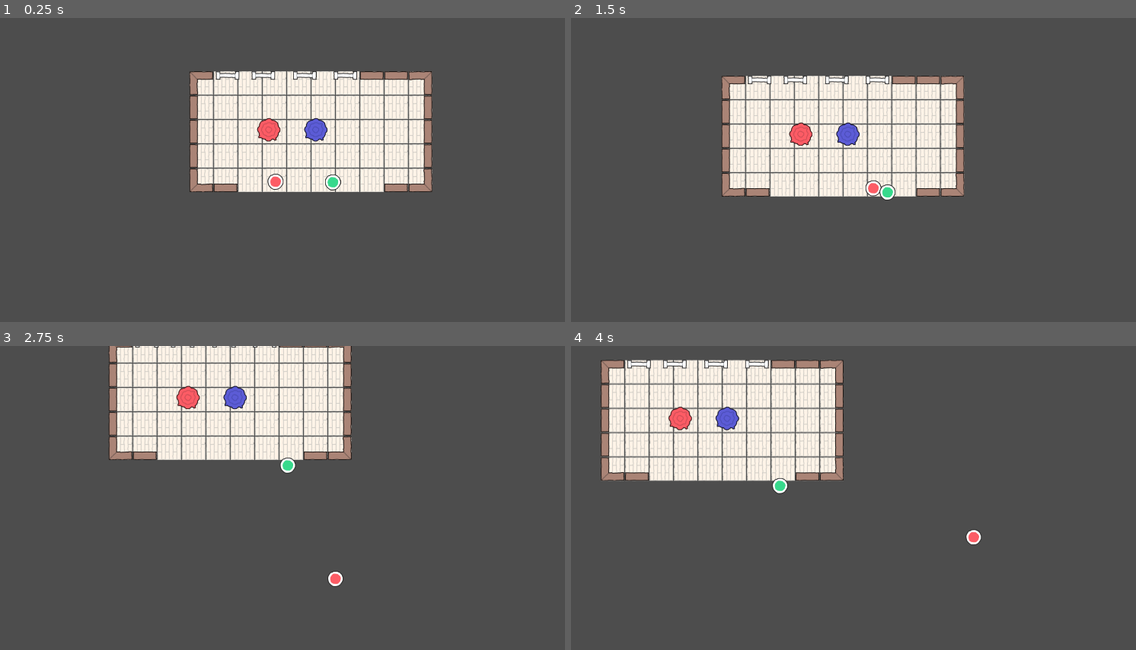
Above: before the commit, frames 1-4 (two rows, left to right).
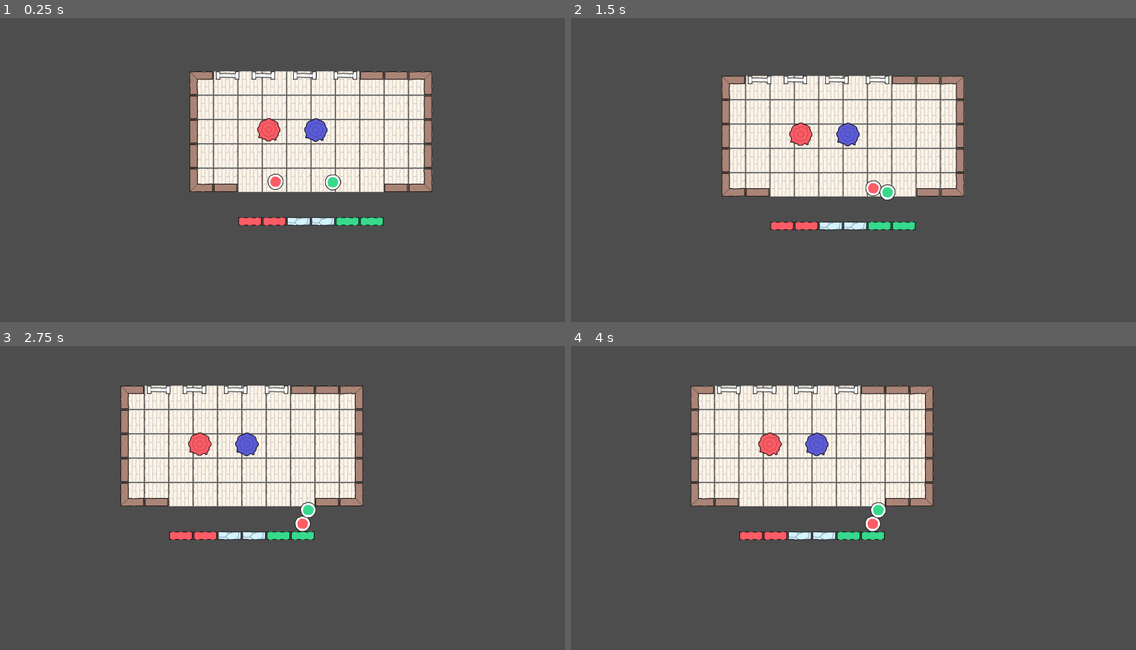
Above: after the commit, the same moments.

Repository: GnuCodingStudio/KenneyJam-2024
Game: Godot game, scene res://scenes/levels/debug/DebugLevel.tscn
Same seed, same stepped clock (60 frames per second), same inputs: the game is played once before the commit and once after it. This scene is started directly instead of the project's main scene.
Inputs:
- Up to frame 1 (0.25 s): no input
- Up to frame 2 (1.5 s): hold D (p1_move_right) 0.53-1.28 s; tap Down (p2_move_down) at 0.6 s; hold S (p1_move_down) from 1.28 s (still down); tap Left (p2_move_left) at 1.35 s
- Up to frame 3 (2.75 s): release S (p1_move_down) at 2.03 s; hold D (p1_move_right) from 2.03 s (still down); tap Right (p2_move_right) at 2.1 s
- Up to frame 4 (4 s): release D (p1_move_right) at 2.78 s; hold W (p1_move_up) 2.78-3.53 s; tap Up (p2_move_up) at 2.85 s; hold A (p1_move_left) from 3.53 s (still down); tap Down (p2_move_down) at 3.6 s

The runs differ from the first frame. In frame 1, 0.7% of the frame differs, in the area x 42-68%, y 32-69%; in frame 2, 0.7%; in frame 3, 19%; in frame 4, 21%, in the area x 5-73%, y 4-66%.

Commit message:
WIP

Diff:
--- a/actors/Player.tscn
+++ b/actors/Player.tscn
@@ -11,7 +11,8 @@
 region = Rect2(0, 1024, 128, 128)
 
 [node name="Player" type="RigidBody2D"]
-collision_mask = 6
+collision_layer = 0
+collision_mask = 0
 gravity_scale = 0.0
 lock_rotation = true
 script = ExtResource("1_thva0")
--- a/actors/PlayerOne.tscn
+++ b/actors/PlayerOne.tscn
@@ -4,5 +4,6 @@
 [ext_resource type="Script" path="res://actors/PlayerOne.gd" id="2_8n2n6"]
 
 [node name="PlayerOne" instance=ExtResource("1_oqltj")]
-collision_mask = 70
+collision_layer = 1
+collision_mask = 118
 script = ExtResource("2_8n2n6")
--- a/actors/PlayerTwo.tscn
+++ b/actors/PlayerTwo.tscn
@@ -10,7 +10,7 @@
 
 [node name="PlayerTwo" instance=ExtResource("1_y2sbi")]
 collision_layer = 2
-collision_mask = 69
+collision_mask = 109
 script = ExtResource("2_eljl6")
 
 [node name="Body" parent="." index="1"]
--- a/components/trigger/AreaActivatedTrigger.gd
+++ b/components/trigger/AreaActivatedTrigger.gd
@@ -1,5 +1,5 @@
 class_name AreaTrigger
-extends Node
+extends Node2D
 
 
 signal on_activated()
--- a/components/trigger/AreaActivatedTrigger.tscn
+++ b/components/trigger/AreaActivatedTrigger.tscn
@@ -2,5 +2,5 @@
 
 [ext_resource type="Script" path="res://components/trigger/AreaActivatedTrigger.gd" id="1_p2vwx"]
 
-[node name="AreaActivatedTrigger" type="Node"]
+[node name="AreaActivatedTrigger" type="Node2D"]
 script = ExtResource("1_p2vwx")
--- a/components/triggerable/CombinedTriggerable.gd
+++ b/components/triggerable/CombinedTriggerable.gd
@@ -1,4 +1,6 @@
-extends Node
+@tool
+class_name CombinedTriggerable
+extends Node2D
 
 
 @export var triggers: Array[Node]
@@ -41,3 +43,10 @@
 
 func _is_triggering(trigger) -> bool:
 	return trigger.is_triggering
+
+
+func _draw() -> void:
+	if Engine.is_editor_hint():
+		for trigger in triggers:
+			var to_trigger = trigger.global_position - self.global_position
+			draw_dashed_line(Vector2(0.0, 0.0), to_trigger, Color.GREEN, 5.0, 20.0)
--- a/components/triggerable/CombinedTriggerable.tscn
+++ b/components/triggerable/CombinedTriggerable.tscn
@@ -2,5 +2,5 @@
 
 [ext_resource type="Script" path="res://components/triggerable/CombinedTriggerable.gd" id="1_atnrd"]
 
-[node name="CombinedTriggerable" type="Node"]
+[node name="CombinedTriggerable" type="Node2D"]
 script = ExtResource("1_atnrd")
--- a/components/triggerable/SimpleTriggerable.gd
+++ b/components/triggerable/SimpleTriggerable.gd
@@ -1,9 +1,12 @@
+@tool
 class_name SimpleTriggerable
-extends Node
+extends Node2D
 
-@export var trigger: Node
+
+@export var trigger: Node2D
 @export var activating_method: String
 @export var deactivating_method: String
+
 
 func _ready() -> void:
 	var parent = get_parent()
@@ -22,3 +25,9 @@
 
 func _close_parent() -> void:
 	get_parent().call_deferred(deactivating_method)
+
+
+func _draw() -> void:
+	if Engine.is_editor_hint():
+		var to_trigger = trigger.global_position - self.global_position
+		draw_dashed_line(Vector2(0.0, 0.0), to_trigger, Color.GREEN, 5.0, 20.0)
--- a/components/triggerable/SimpleTriggerable.tscn
+++ b/components/triggerable/SimpleTriggerable.tscn
@@ -2,5 +2,5 @@
 
 [ext_resource type="Script" path="res://components/triggerable/SimpleTriggerable.gd" id="1_b85oj"]
 
-[node name="SimpleTriggerable" type="Node"]
+[node name="SimpleTriggerable" type="Node2D"]
 script = ExtResource("1_b85oj")
--- a/objects/Door.gd
+++ b/objects/Door.gd
@@ -1,3 +1,4 @@
+@tool
 class_name Door
 extends StaticBody2D
 
--- a/objects/Door.tscn
+++ b/objects/Door.tscn
@@ -34,7 +34,7 @@
 size = Vector2(128, 46)
 
 [node name="Door" type="StaticBody2D"]
-collision_layer = 4
+collision_layer = 67
 collision_mask = 3
 script = ExtResource("2_0hdpt")
 
--- a/objects/PressurePlate.gd
+++ b/objects/PressurePlate.gd
@@ -1,3 +1,4 @@
+@tool
 class_name PressurePlate
 extends Area2D
 
--- a/scenes/levels/Level01.tscn
+++ b/scenes/levels/Level01.tscn
@@ -127,13 +127,11 @@
 unique_name_in_owner = true
 z_index = 1
 position = Vector2(873, 859)
-collision_mask = 54
 
 [node name="PlayerTwo" parent="." instance=ExtResource("3_isf1q")]
 unique_name_in_owner = true
 z_index = 1
 position = Vector2(1174, 861.821)
-collision_mask = 45
 
 [node name="BlackCircle" parent="." instance=ExtResource("7_dbkpd")]
 unique_name_in_owner = true
--- a/scenes/levels/debug/DebugLevel.tscn
+++ b/scenes/levels/debug/DebugLevel.tscn
@@ -23,7 +23,7 @@
 tile_set = ExtResource("2_xcj5o")
 
 [node name="Walls" type="TileMapLayer" parent="."]
-tile_map_data = PackedByteArray("AAAEAP//AAAJAAAAATD7////AAA …(159 unchanged characters)… AKAAAAAWD7//3/AAAKAAAAAWD7//z/AAAKAAAAAWA=")
+tile_map_data = PackedByteArray("AAAEAP//AAAJAAAAATD7////AAA …(159 unchanged characters)… AKAAAAAWD7//3/AAAKAAAAAWD7//z/AAAKAAAAAWD//wEAAAAKAAIAAQAAAAEAAAAKAAIAAQD+/wEAAAAKAAMAAQD9/wEAAAAKAAMAAQABAAEAAAAKAAMAAgACAAEAAAAKAAMAAgA=")
 tile_set = ExtResource("2_xcj5o")
 
 [node name="Camera" type="Camera2D" parent="." node_paths=PackedStringArray("playerOne", "playerTwo")]
@@ -40,13 +40,11 @@
 unique_name_in_owner = true
 z_index = 1
 position = Vector2(-185, -57)
-collision_mask = 54
 
 [node name="PlayerTwo" parent="." instance=ExtResource("5_ayfgi")]
 unique_name_in_owner = true
 z_index = 1
 position = Vector2(116, -54.179)
-collision_mask = 45
 
 [node name="PressurePlate1" parent="." instance=ExtResource("6_7vkvf")]
 position = Vector2(-221, -331)
@@ -55,7 +53,7 @@
 [node name="AreaTrigger" parent="PressurePlate1" instance=ExtResource("7_hguiw")]
 
 [node name="PressurePlate2" parent="." instance=ExtResource("6_7vkvf")]
-position = Vector2(26, -331)
+position = Vector2(26, -330)
 
 [node name="AreaTrigger" parent="PressurePlate2" instance=ExtResource("7_hguiw")]
 
--- a/scenes/levels/door/LevelDoor01.tscn
+++ b/scenes/levels/door/LevelDoor01.tscn
@@ -22,7 +22,7 @@
 tile_map_data = PackedByteArray("AAADAP//AAAKAAAAATD8////AAAKAAAAATAEAP//AAAJAAAAAWAFAP//AAAKAAAAATAGAP//AAAKAAAAATAHAP …(2208 unchanged characters)…
 tile_set = ExtResource("2_ombdd")
 
-[node name="PressurePlates" type="Node" parent="."]
+[node name="PressurePlates" type="Node2D" parent="."]
 
 [node name="PressurePlateRed_01" parent="PressurePlates" instance=ExtResource("3_3yppg")]
 position = Vector2(-832, -616)
@@ -31,6 +31,7 @@
 
 [node name="PressurePlateRed_02" parent="PressurePlates" instance=ExtResource("3_3yppg")]
 position = Vector2(0, -1792)
+for_player = 0
 
 [node name="AreaTrigger" parent="PressurePlates/PressurePlateRed_02" instance=ExtResource("4_nq6ad")]
 
@@ -46,15 +47,18 @@
 
 [node name="PressurePlateGreen_02" parent="PressurePlates" instance=ExtResource("3_3yppg")]
 position = Vector2(-832, -1920)
+for_player = 1
 
 [node name="AreaTrigger" parent="PressurePlates/PressurePlateGreen_02" instance=ExtResource("4_nq6ad")]
+trigger_deactivation = false
 
 [node name="PressurePlateGreen_03" parent="PressurePlates" instance=ExtResource("3_3yppg")]
 position = Vector2(832, -320)
+for_player = 1
 
 [node name="AreaTrigger" parent="PressurePlates/PressurePlateGreen_03" instance=ExtResource("4_nq6ad")]
 
-[node name="Doors" type="Node" parent="."]
+[node name="Doors" type="Node2D" parent="."]
 
 [node name="DoorGreen_01" parent="Doors" instance=ExtResource("4_8qmxl")]
 position = Vector2(-704, -449)
@@ -67,17 +71,47 @@
 [node name="DoorGreen_02" parent="Doors" instance=ExtResource("4_8qmxl")]
 position = Vector2(-576, -1519)
 
+[node name="SimpleTriggerable" parent="Doors/DoorGreen_02" node_paths=PackedStringArray("trigger") instance=ExtResource("6_bjjk2")]
+trigger = NodePath("../../../PressurePlates/PressurePlateRed_02/AreaTrigger")
+activating_method = "open"
+deactivating_method = "close"
+
 [node name="DoorGreen_03" parent="Doors" instance=ExtResource("4_8qmxl")]
 position = Vector2(832, -1903)
+
+[node name="SimpleTriggerable" parent="Doors/DoorGreen_03" node_paths=PackedStringArray("trigger") instance=ExtResource("6_bjjk2")]
+trigger = NodePath("../../../PressurePlates/PressurePlateRed_03/AreaTrigger")
+activating_method = "open"
+deactivating_method = "close"
 
 [node name="DoorRed_01" parent="Doors" instance=ExtResource("4_8qmxl")]
 position = Vector2(-832, -705)
 
+[node name="SimpleTriggerable" parent="Doors/DoorRed_01" node_paths=PackedStringArray("trigger") instance=ExtResource("6_bjjk2")]
+trigger = NodePath("../../../PressurePlates/PressurePlateGreen_01/AreaTrigger")
+activating_method = "open"
+deactivating_method = "close"
+
 [node name="DoorRed_02" parent="Doors" instance=ExtResource("4_8qmxl")]
 position = Vector2(-64, -1519)
+
+[node name="SimpleTriggerable" parent="Doors/DoorRed_02" node_paths=PackedStringArray("trigger") instance=ExtResource("6_bjjk2")]
+trigger = NodePath("../../../PressurePlates/PressurePlateGreen_03/AreaTrigger")
+activating_method = "open"
+deactivating_method = "close"
 
 [node name="DoorRed_03" parent="Doors" instance=ExtResource("4_8qmxl")]
 position = Vector2(64, -1519)
 
+[node name="SimpleTriggerable" parent="Doors/DoorRed_03" node_paths=PackedStringArray("trigger") instance=ExtResource("6_bjjk2")]
+trigger = NodePath("../../../PressurePlates/PressurePlateGreen_03/AreaTrigger")
+activating_method = "open"
+deactivating_method = "close"
+
 [node name="DoorBoth" parent="Doors" instance=ExtResource("4_8qmxl")]
 position = Vector2(832, -1519)
+
+[node name="SimpleTriggerable" parent="Doors/DoorBoth" node_paths=PackedStringArray("trigger") instance=ExtResource("6_bjjk2")]
+trigger = NodePath("../../../PressurePlates/PressurePlateGreen_02/AreaTrigger")
+activating_method = "open"
+deactivating_method = "close"
